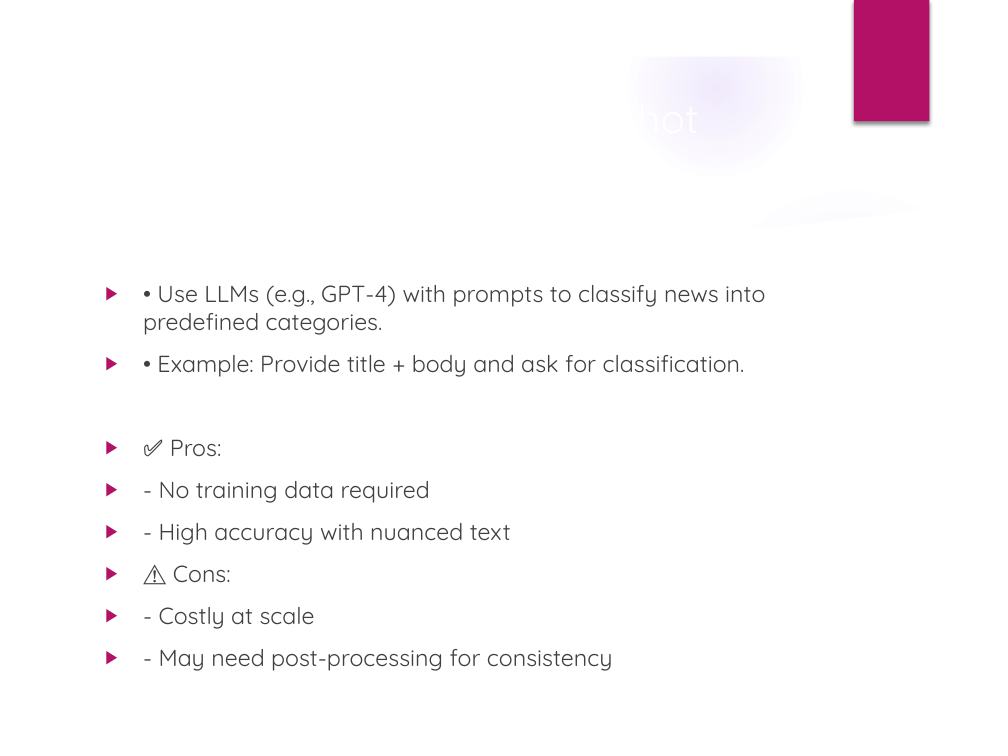
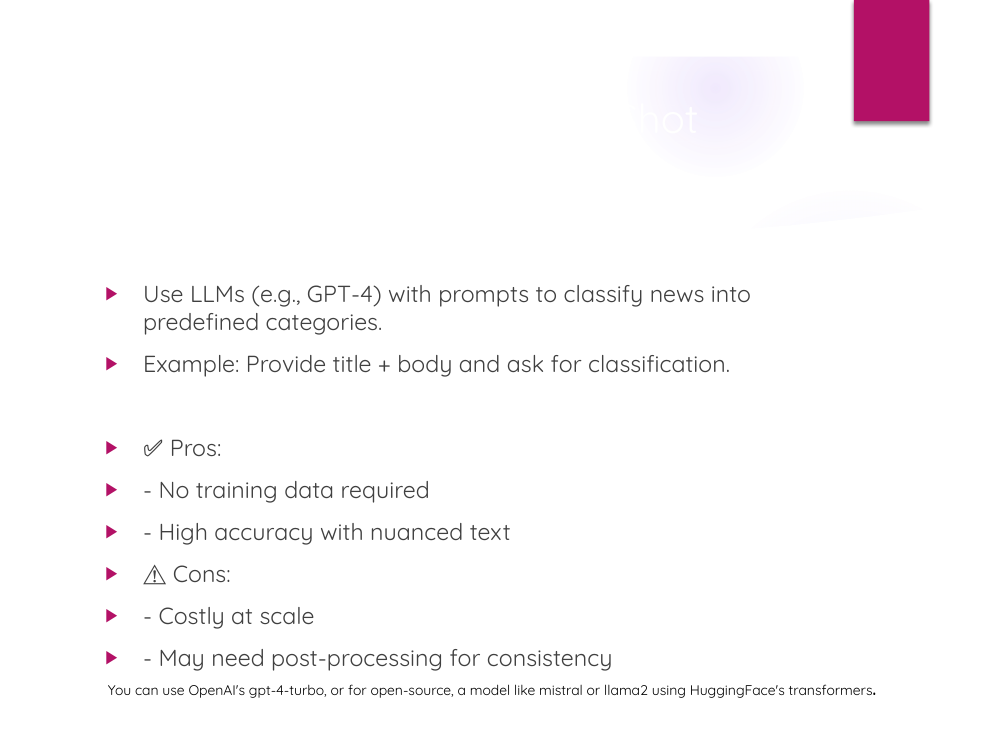
Before and after one commit to ChooseAddress2024/DBS, a slide deck: slide 7 of DBS_Assessment_Final.pptx. Drawn at 1008x756 pixels with LibreOffice and Linux fonts; fonts in the diff are those of the drawing; background and template pictures are left out. Boxes give left, top, right and bottom in pixels: in the first picture for what was removed or moved away, otherwise in the second. Text is boxed around its words. In the diff, an @@ line names an element or a change of style, - is before the commit and + after.

```diff
--- a/DBS_Assessment_Final.pptx
+++ b/DBS_Assessment_Final.pptx
@@ text at (x1=143, y1=285, x2=751, y2=377): text changed @@
-▶ • Use LLMs (e.g., GPT-4) with prompts to classify news into predefined categories.
-▶ • Example: Provide title + body and ask for classification.
+▶ Use LLMs (e.g., GPT-4) with prompts to classify news into predefined categories.
+▶ Example: Provide title + body and ask for classification.
@@ text added at (x1=108, y1=684, x2=873, y2=698), 10 pt, text #000000 @@
+You can use OpenAI's gpt-4-turbo, or for open-source, a model like mistral or llama2 using HuggingFace's transformers.
```
Also in this commit, not shown: 6 other slides changed, 6 other files.
